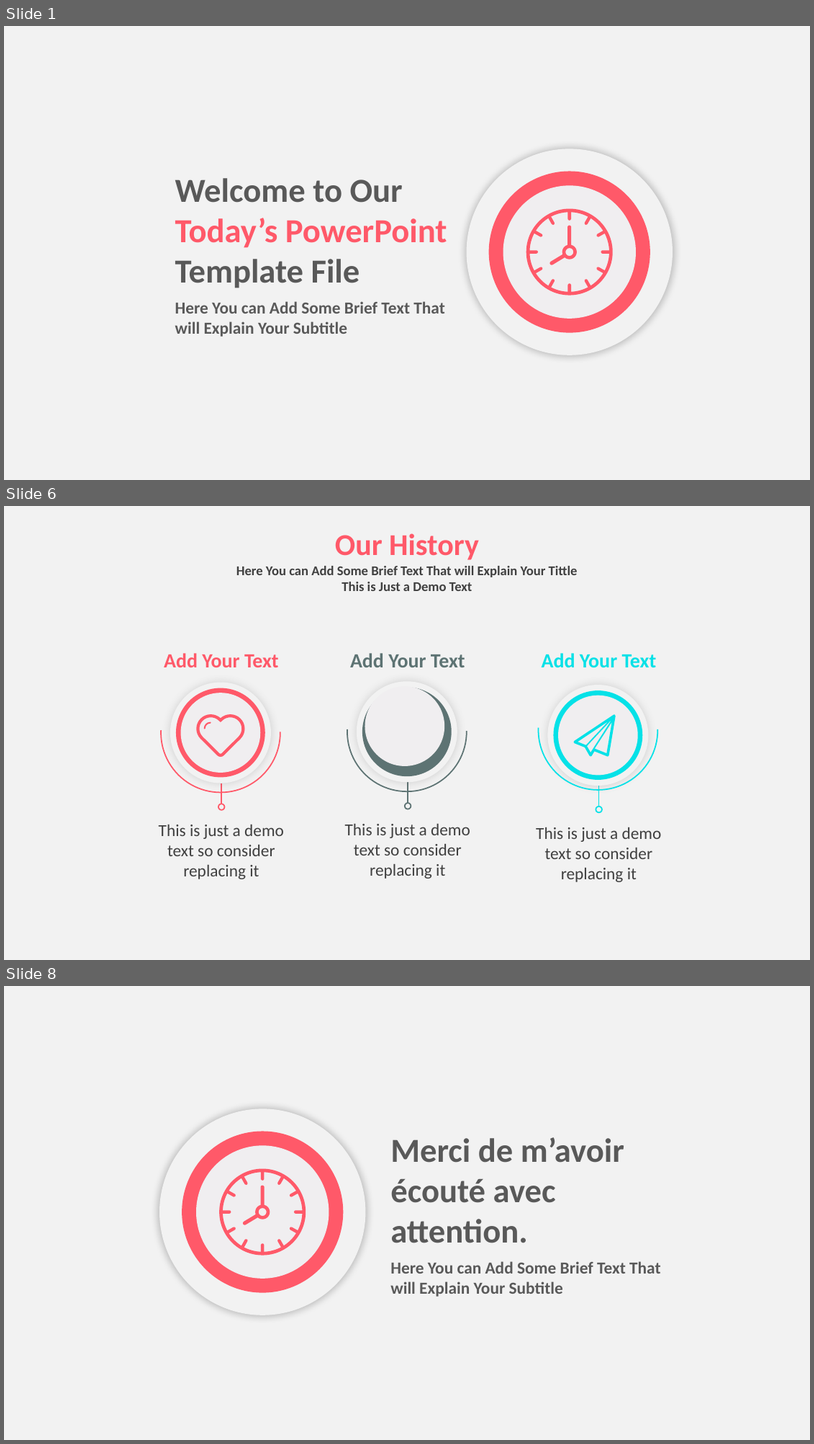
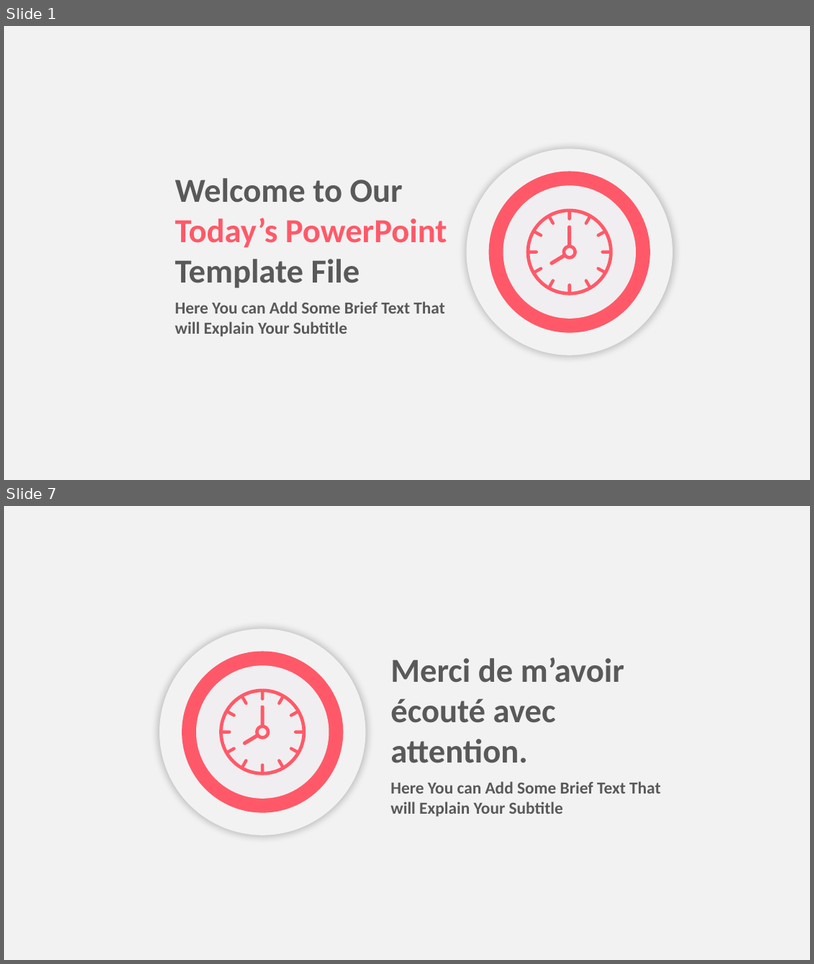
Before and after one commit to Jeremy-Sabadie/pmn-tools, a slide deck: pvt/pvt.pptx. Shown one above the other, each under a label of ours: slides 1, 6 and 8 before the commit, slides 1 and 7 after it; the slides between them are not shown. The pictures are 814x1444 and 814x964 pixels, drawn with LibreOffice and Linux fonts; fonts in the diff are those of the drawing. Boxes give left, top, right and bottom in pixels: in the first picture for what was removed or moved away, otherwise in the second. Text is boxed around its words. In the diff, an @@ line names an element or a change of style, - is before the commit and + after.

```diff
--- a/pvt/pvt.pptx
+++ b/pvt/pvt.pptx
@@ slide 6 removed at <box>4,506,810,960</box>, background #F2F2F2 @@
@@ text removed at <box>335,533,479,560</box> @@
-Our History
@@ text removed at <box>237,566,578,591</box> @@
-Here You can Add Some Brief Text That will Explain Your Tittle This is Just a Demo Text
@@ arc (boxed as its full ellipse) removed at <box>136,649,305,817</box> @@
@@ text removed at <box>164,653,279,667</box> @@
-Add Your Text
@@ arc (boxed as its full ellipse) removed at <box>323,647,491,816</box> @@
@@ text removed at <box>350,653,466,667</box> @@
-Add Your Text
@@ arc (boxed as its full ellipse) removed at <box>514,646,683,814</box> @@
@@ text removed at <box>542,653,657,668</box> @@
-Add Your Text
@@ ellipse removed at <box>170,682,271,783</box> @@
@@ ellipse removed at <box>176,688,265,777</box> @@
@@ ellipse removed at <box>180,693,260,773</box> @@
@@ ellipse removed at <box>357,682,458,782</box> @@
@@ ellipse removed at <box>363,687,452,776</box> @@
@@ ellipse removed at <box>365,686,445,766</box> @@
@@ ellipse removed at <box>548,685,649,785</box> @@
@@ ellipse removed at <box>554,690,643,780</box> @@
@@ ellipse removed at <box>558,695,638,775</box> @@
@@ freeform shape removed at <box>196,714,244,757</box> @@
@@ freeform shape removed at <box>574,715,615,757</box> @@
@@ freeform shape removed at <box>204,722,211,729</box> @@
@@ line removed from (221, 803) to (221, 783) @@
@@ line removed from (408, 803) to (408, 782) @@
@@ line removed from (599, 806) to (599, 785) @@
@@ ellipse removed at <box>219,803,225,810</box> @@
@@ ellipse removed at <box>405,803,411,809</box> @@
@@ ellipse removed at <box>597,806,602,812</box> @@
@@ text removed at <box>159,824,284,879</box> @@
-This is just a demo text so consider replacing it
@@ text removed at <box>345,824,471,878</box> @@
-This is just a demo text so consider replacing it
@@ text removed at <box>536,827,662,882</box> @@
-This is just a demo text so consider replacing it
@@ what was slide 8 is now slide 7 @@
```
Also in this commit, not shown: 1 slide changed, 4 slides added, 4 other slides removed, 11 other files.
